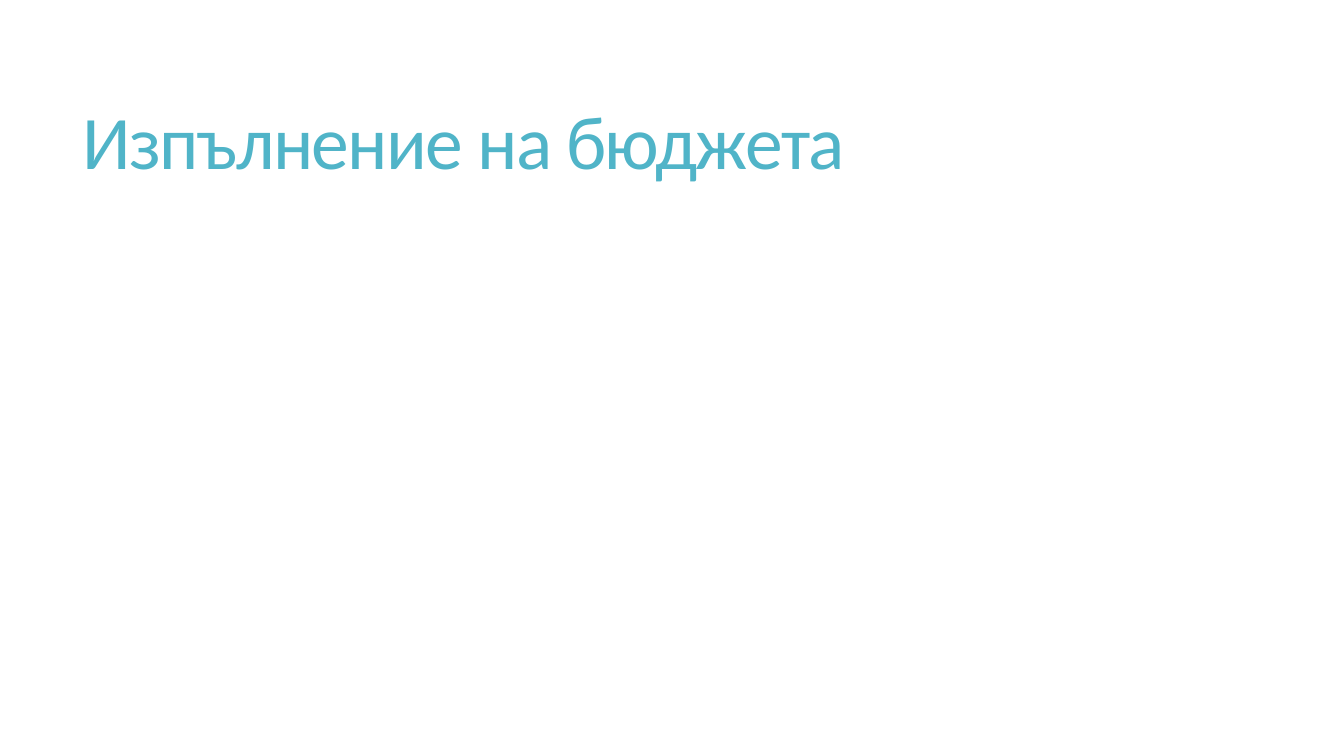
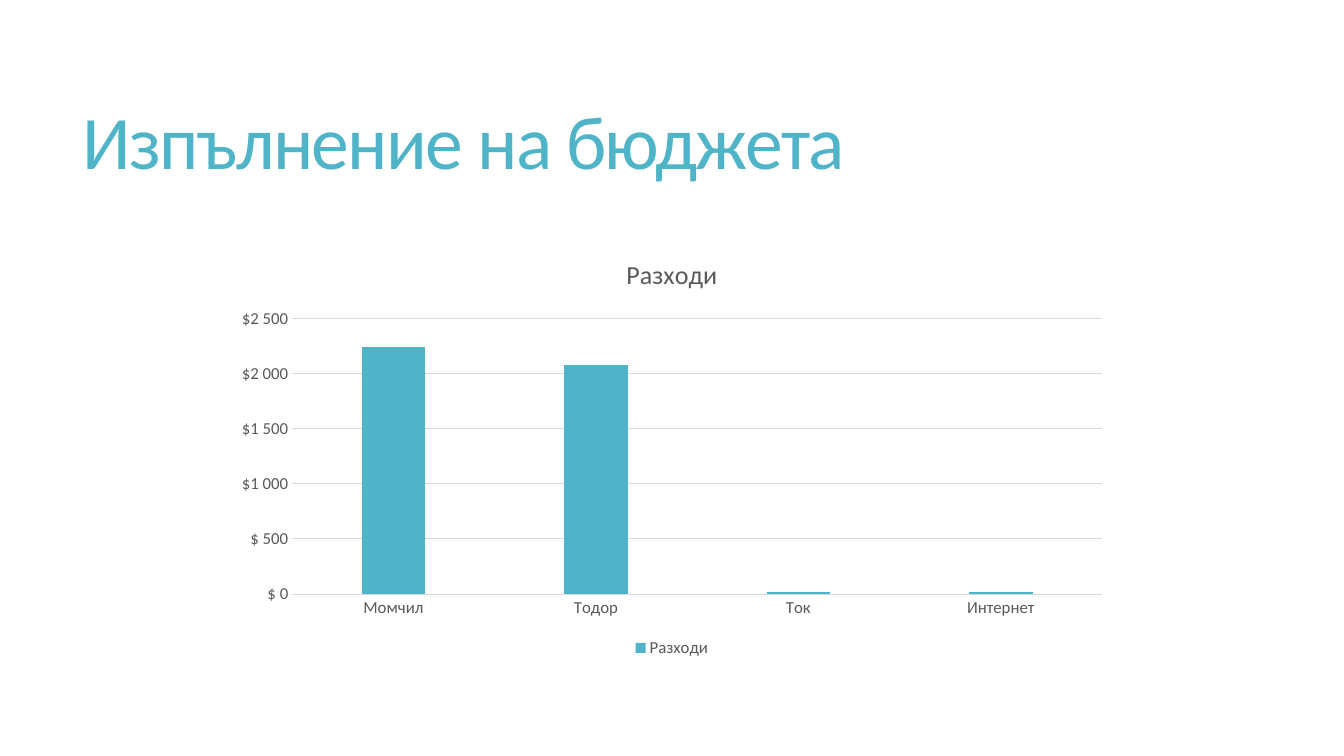
Before and after one commit to TodorPenchevv/WarehouseUSP, a slide deck: slide 13 of Documentation/WarehouseUSP.pptx (slide 14 before the commit). Drawn at 1344x756 pixels with LibreOffice and Linux fonts; fonts in the diff are those of the drawing. Boxes give left, top, right and bottom in pixels: in the first picture for what was removed or moved away, otherwise in the second. Text is boxed around its words. In the diff, an @@ line names an element or a change of style, - is before the commit and + after.

```diff
--- a/Documentation/WarehouseUSP.pptx
+++ b/Documentation/WarehouseUSP.pptx
@@ column chart added at bbox=[224, 238, 1120, 662] @@
+title "Разходи"
+categories: Момчил, Тодор, Ток, Интернет
+Разходи: 2240, 2080, 20, 20
```
Also in this commit, not shown: 3 other slides changed, 1 slide removed.
